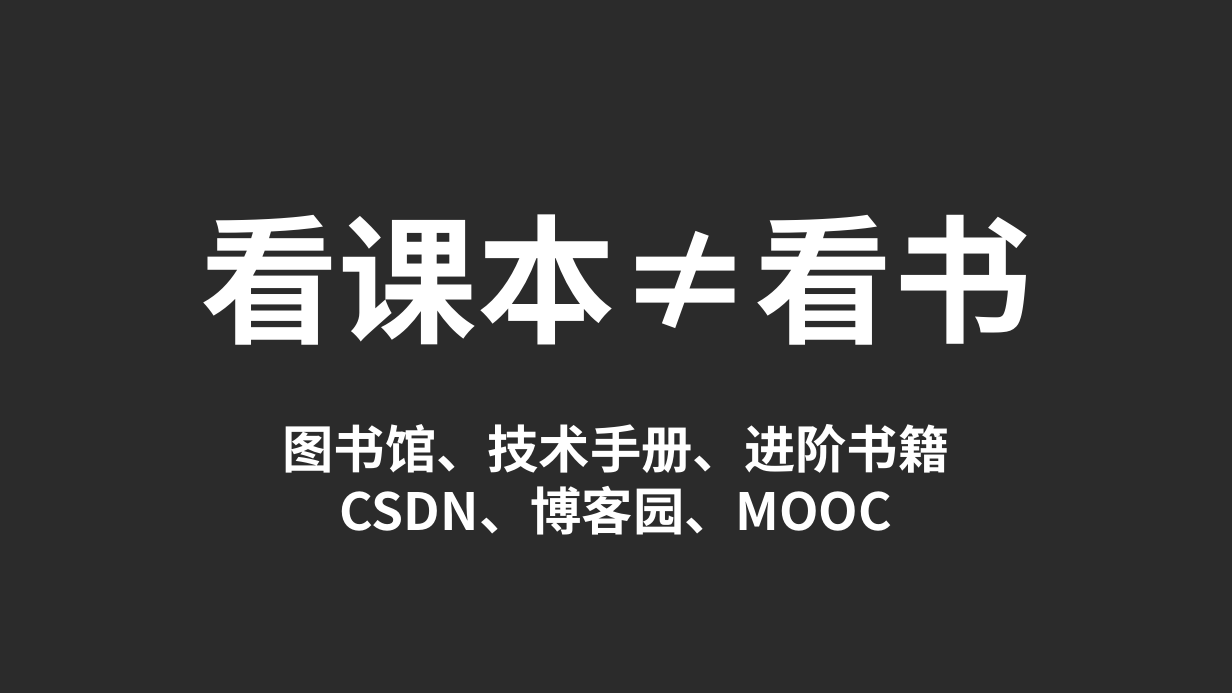
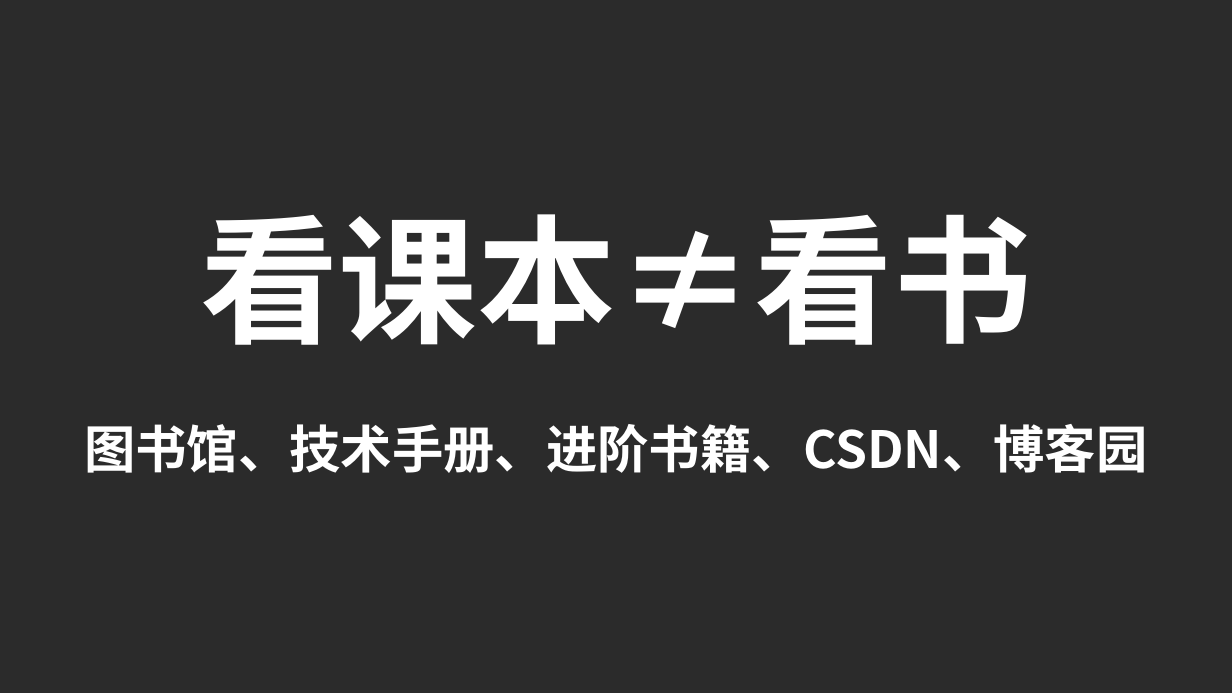
Before and after one commit to SUTFutureCoder/keynote_20141225, a slide deck: slide 12 of keynote2.ppt (slide 14 before the commit). Drawn at 1232x693 pixels with LibreOffice and Linux fonts; fonts in the diff are those of the drawing; background and template pictures are left out; a plain dark background stands for a picture behind light text. Boxes give left, top, right and bottom in pixels: in the first picture for what was removed or moved away, otherwise in the second. Text is boxed around its words. In the diff, an @@ line names an element or a change of style, - is before the commit and + after.

```diff
--- a/keynote2.ppt
+++ b/keynote2.ppt
@@ text at [84,424,1147,473]: text changed @@
-图书馆、技术手册、进阶书籍
-CSDN、博客园、MOOC
+图书馆、技术手册、进阶书籍、CSDN、博客园
```
Also in this commit, not shown: 7 other slides changed, 23 slides added, 17 slides removed, 1 other file.
